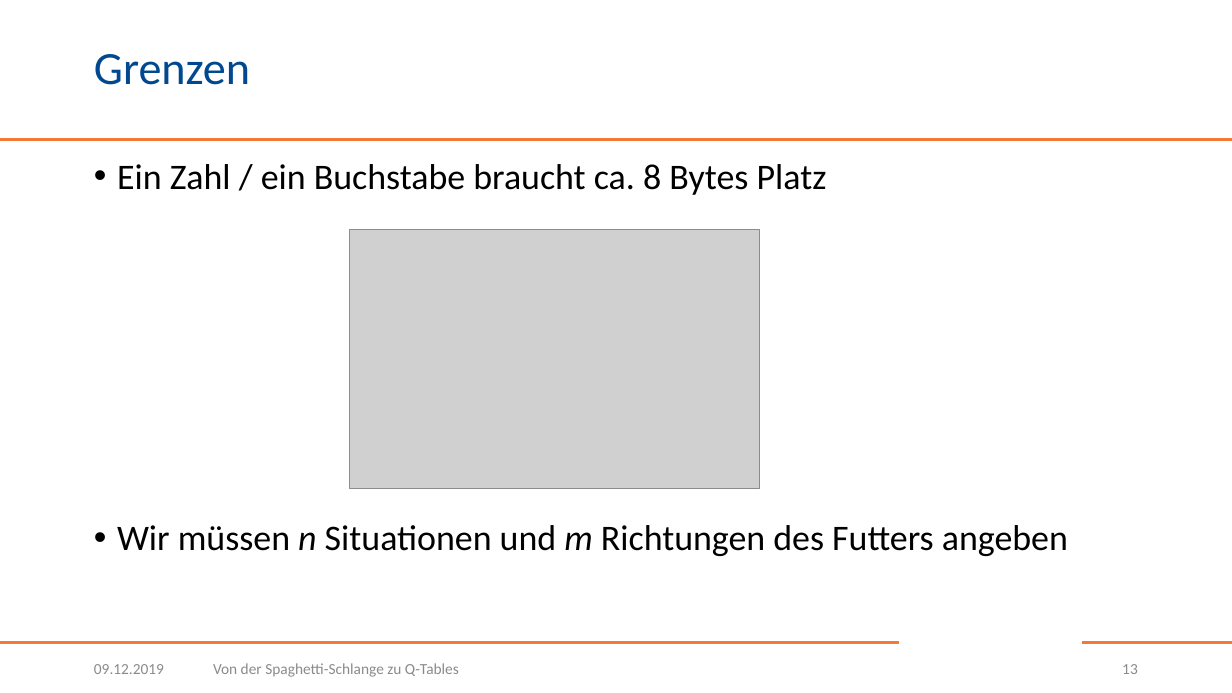
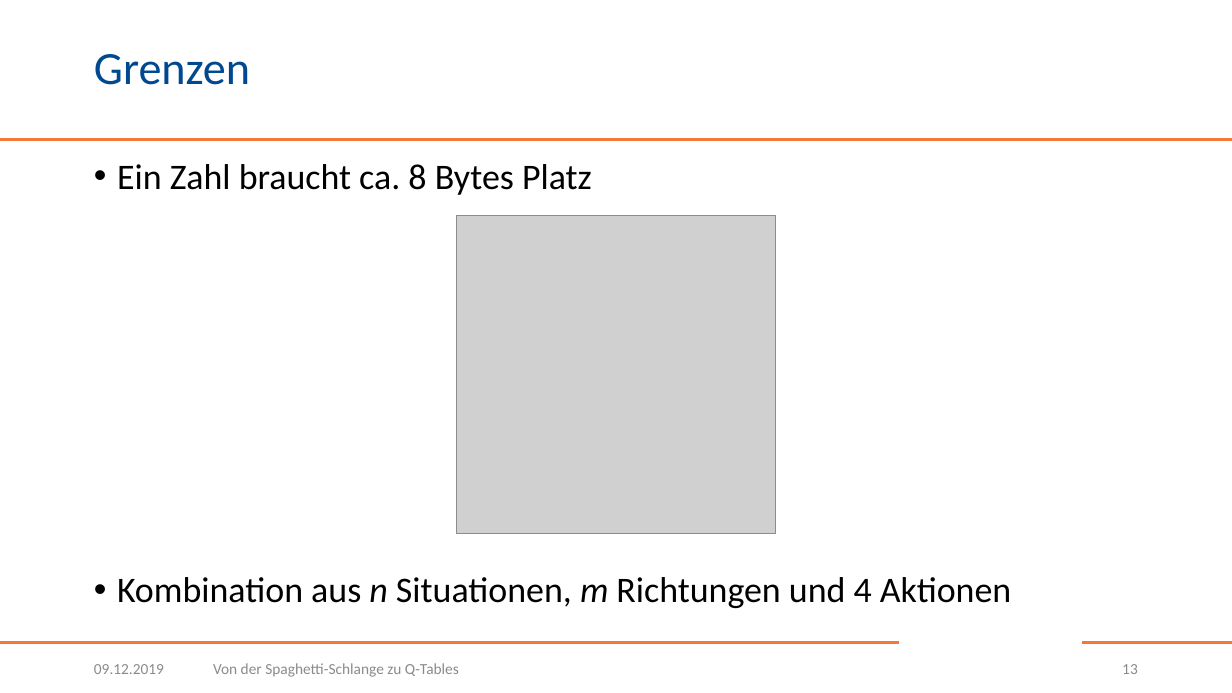
Before and after one commit to BogyMitutoyoCTL/Snake-AI-2021.1, a slide deck: slide 13 of presentation/Von der Spaghetti-Schlange zu Q-Tables.pptx. Drawn at 1232x693 pixels with LibreOffice and Linux fonts; fonts in the diff are those of the drawing; grey boxes stand for pictures; background and template pictures are left out. Boxes give left, top, right and bottom in pixels: in the first picture for what was removed or moved away, otherwise in the second. Text is boxed around its words. In the diff, an @@ line names an element or a change of style, - is before the commit and + after.

```diff
--- a/presentation/Von der Spaghetti-Schlange zu Q-Tables.pptx
+++ b/presentation/Von der Spaghetti-Schlange zu Q-Tables.pptx
@@ text at (x1=117, y1=164, x2=1011, y2=608): text changed @@
-• Ein Zahl / ein Buchstabe braucht ca. 8 Bytes Platz
-• Wir müssen n Situationen und m Richtungen des Futters angeben
+• Ein Zahl braucht ca. 8 Bytes Platz
+• Kombination aus n Situationen, m Richtungen und 4 Aktionen
@@ picture resized from (x1=349, y1=229, x2=760, y2=488) to (x1=457, y1=215, x2=776, y2=534) @@
```
Also in this commit, not shown: 5 other slides changed, 1 slide added.
